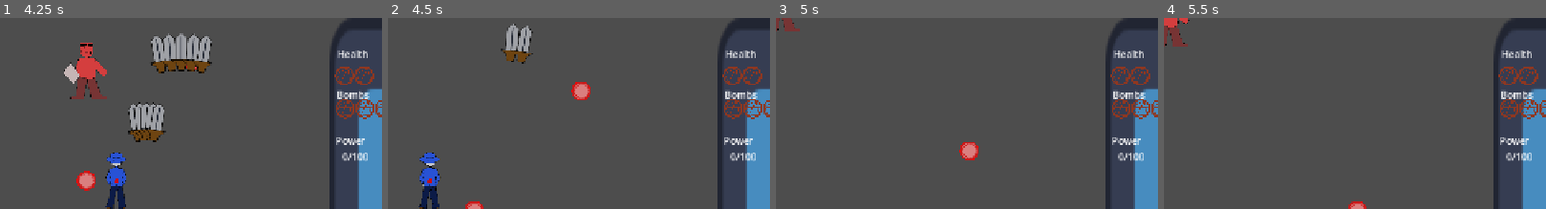
Above: before the commit, frames 1-4 (left to right).
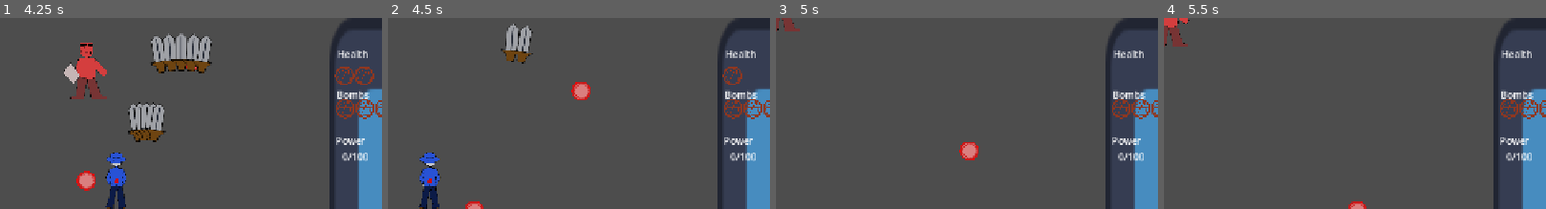
Above: after the commit, the same moments.

Repository: godzillafan69420/stupid-project-remastered
Game: Godot game, scene res://levels/stage_1_act_1.tscn
Two runs of this game, one before a commit and one after it. Both use one fixed random seed, a clock stepped at 60 frames per second and the inputs below. The engine's default icon, where the game draws it, is replaced by a stand-in: a white triangle on a blue panel in a dark square.
Inputs (mouse positions are % of the whole screen's width and height, from its top left):
- Up to frame 1 (4.25 s): tap Enter at 0.5 s; move the mouse to (72, 45) at 0.52 s; hold Right (right) 0.53-1.28 s; hold Z (shoot) 0.53-1.28 s; click (72, 45) at 0.67 s; move the mouse to (30, 55) at 1.27 s; hold Down (down) 1.28-2.03 s; tap Alt at 1.35, 2.85 s; move the mouse to (60, 28) at 2.02 s; hold Right (right) 2.03-2.78 s; hold Z (shoot) 2.03-2.78 s; move the mouse to (45, 70) at 2.77 s; hold Up (up) 2.78-3.53 s; click (45, 70) at 2.92 s; move the mouse to (80, 65) at 3.52 s; hold Left (left) from 3.53 s (still down); hold Z (shoot) from 3.53 s (still down)
- Up to frame 2 (4.5 s): keep holding Left (left); move the mouse to (20, 35) at 4.27 s; release Z (shoot) at 4.28 s; tap Alt at 4.35 s
- Up to frame 3 (5 s): keep holding Left (left)
- Up to frame 4 (5.5 s): move the mouse to (55, 50) at 5.02 s; release Left (left) at 5.03 s; hold Down (down) from 5.03 s (still down); hold Z (shoot) from 5.03 s (still down); click (55, 50) at 5.17 s
The pictures show only the part of the screen within x 32-82%, y 0-50%; the shares and areas given below are measured in that part.

Frame 1 is identical in both runs. In frame 2, 0.2% of the frame differs, in the area x 92-98%, y 25-35%; in frame 3, 0.4%, in the area x 87-98%, y 25-35%; in frame 4, 0.4%.

Commit message:
quick save

Diff:
--- a/player_stuff/timmy.tscn
+++ b/player_stuff/timmy.tscn
@@ -44,8 +44,6 @@
 [node name="CollisionShape2D" type="CollisionShape2D" parent="hurt_box" unique_id=453743991]
 shape = SubResource("CircleShape2D_ot6j1")
 
-[node name="movement" type="Node" parent="." unique_id=95978633]
-
 [node name="shoot interval" type="Timer" parent="." unique_id=1267233232 groups=["player_bullet"]]
 
 [node name="hit_box_viewer" type="Sprite2D" parent="." unique_id=1662443955]
--- a/scripts/player.gd
+++ b/scripts/player.gd
@@ -83,3 +83,4 @@
 func _on_area_2d_area_entered(area: Area2D) -> void:
 	if area.is_in_group("enemy_bullet"):
 		PlayerInv.player_HP -= 1
+		Eventbus.update_ui.emit()
